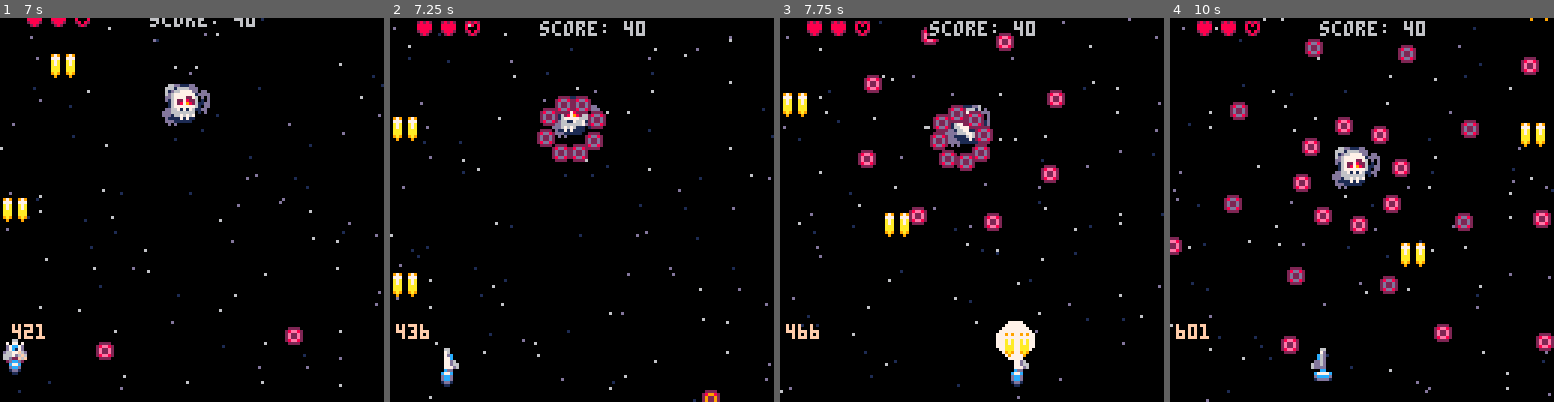
Above: before the commit, frames 1-4 (left to right).
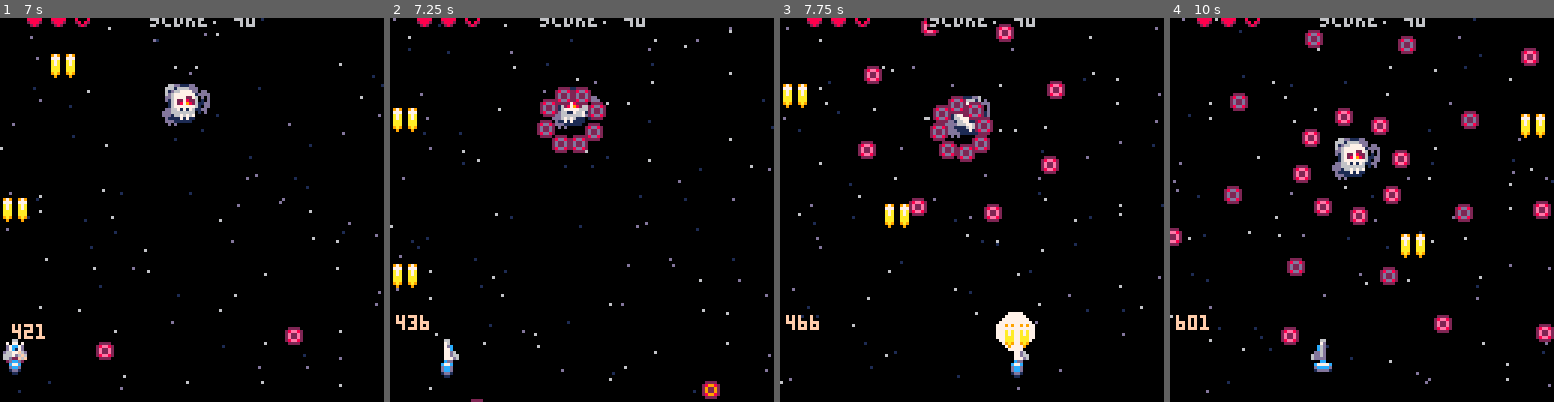
Above: after the commit, the same moments.

Repository: jimmac/pico-shed
Game: PICO-8 cartridge shmup.p8
The game is run twice, just before and just after one commit, with the same random seed, the same clock (stepped at 60 frames per second) and the same inputs.
Inputs:
- Up to frame 1 (7 s): tap O (Z key) at 0.33, 0.7, 1.43, 2.22, 3.1, 3.98, 4.87, 5.75, 6.63 s; tap X (X key) at 1.07, 2.07, 2.4, 2.73, 3.07, 3.4, 3.73, 4.07, 4.4, 4.73, 5.07, 5.4, 5.73, 6.07, 6.4, 6.73 s; hold Left 1.97-2.37 s; hold Down 2.42-2.82 s; hold Right 2.87-3.53 s; hold Up 3.58-4.08 s; hold Right 4.13-4.53 s; hold Down 4.58-5.08 s; hold Left 5.13-5.8 s; hold Up 5.85-6.18 s; hold Left 6.23-6.63 s; hold Down from 6.68 s (still down)
- Up to frame 2 (7.25 s): tap X (X key) at 7.07 s; release Down at 7.08 s; hold Right from 7.13 s (still down)
- Up to frame 3 (7.75 s): keep holding Right; tap X (X key) at 7.4, 7.73 s; tap O (Z key) at 7.52 s
- Up to frame 4 (10 s): release Right at 7.8 s; hold Up 7.85-8.35 s; tap X (X key) every 0.33 s from 8.07 to 9.73 s; hold Right 8.4-8.8 s; tap O (Z key) at 8.4, 9.28 s; hold Down 8.85-9.35 s; hold Left from 9.4 s (still down)

Frame 1 is identical in both runs. In frame 2, 5.6% of the frame differs, in the area x 0-100%, y 0-100%; in frame 3, 7.5%; in frame 4, 9.7%.

Commit message:
get rid of screenshake everywhere else

Diff:
--- a/shmup.p8
+++ b/shmup.p8
@@ -53,6 +53,7 @@
 end
 
 function startgame()
+	camera(0,0)
 	mode="wavetext"
 	flash=0
 	firet=0
@@ -664,8 +665,6 @@
  if shaket>0 then
  	camera(sin(t/10)*shakex,cos(t/5)*shakex)
  	shaket-=1
- else
- 	camera(0,0)
  end
 
  --debug
@@ -702,6 +701,7 @@
 end
 
 function draw_youwin()
+	camera(0,0) --might be offset
  draw_bgpattern()
  spr(160,48,34,5,5)
 	print("\14 player wins!",31,85+sin(t/90)*2,13)
